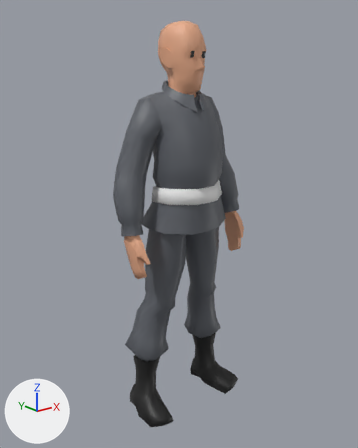
What one commit did to the FBX model Assets/Models/SM_Soldier_06.fbx.
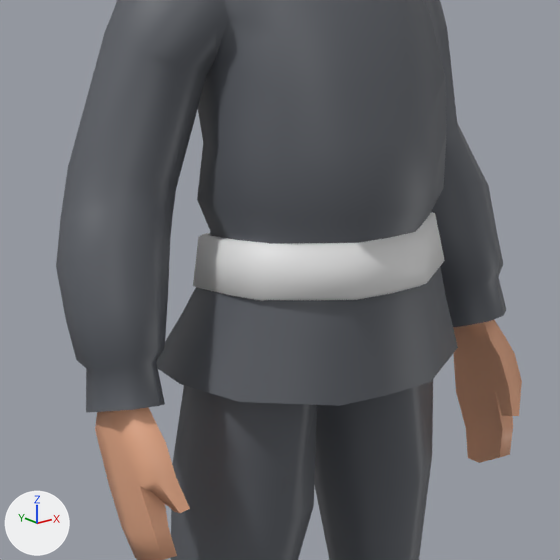
Each version is shown whole from a camera (50 mm lens) standing at (0.596, -1.753, 1.629) and looking at (1.987, -0.014, 0.934), then close up on the part from 27% to 71% of the width and 27% to 62% of the height. The lights are fixed; the arrows at lower left show +X, +Y and +Z. The older version's two pictures come first. Where no turn or scale is listed for an object, it has been applied to the vertices.

The first close-up shows 'Soldier_06_Belt', 'Soldier_06_Body', 'Soldier_06_Jacket', 'Soldier_06_Pants'.
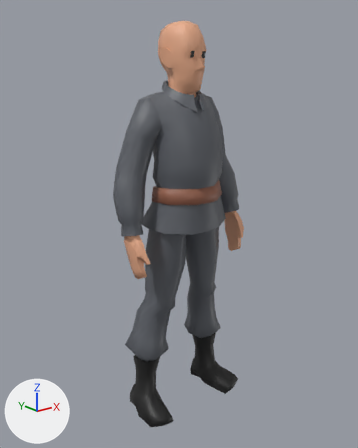
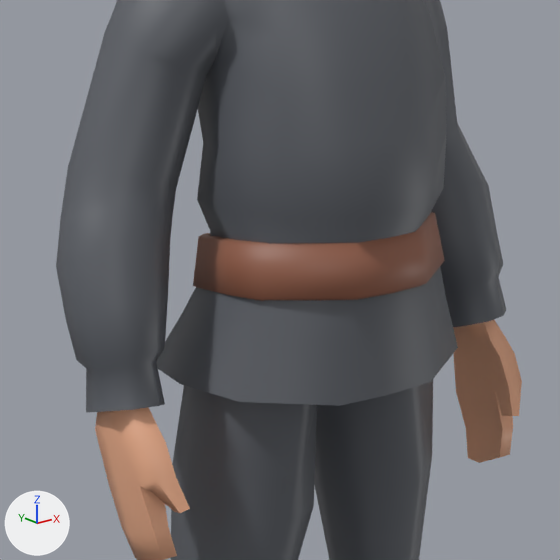
The newer file is also turned or shifted as a whole; pictures and numbers use the older file's frame.

Edits to the bpy script that builds the scene:
```text
Change mat_brownleather:
    mat_brownleather.base_color: (0.8, 0.8, 0.8) -> (0.296, 0.114, 0.0685)  # white #e7e7e7 -> brown #945f4a
```

Pixel boxes (x1, y1, x2, y2) of what changed, in the close-ups (560 x 560 px):
'Soldier_06_Belt', recoloured (white to brown)
    both: (193, 212, 445, 301)
